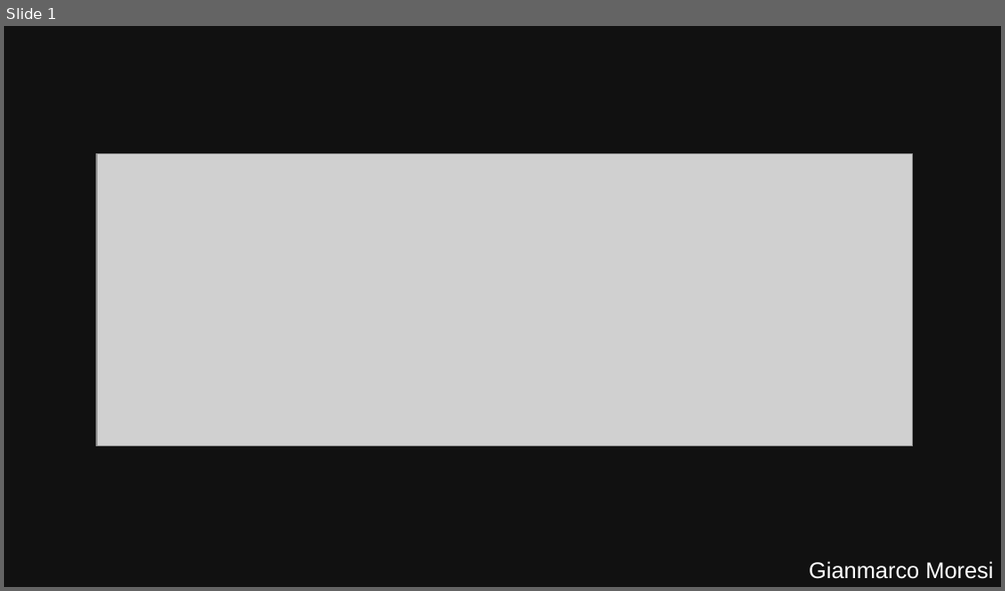
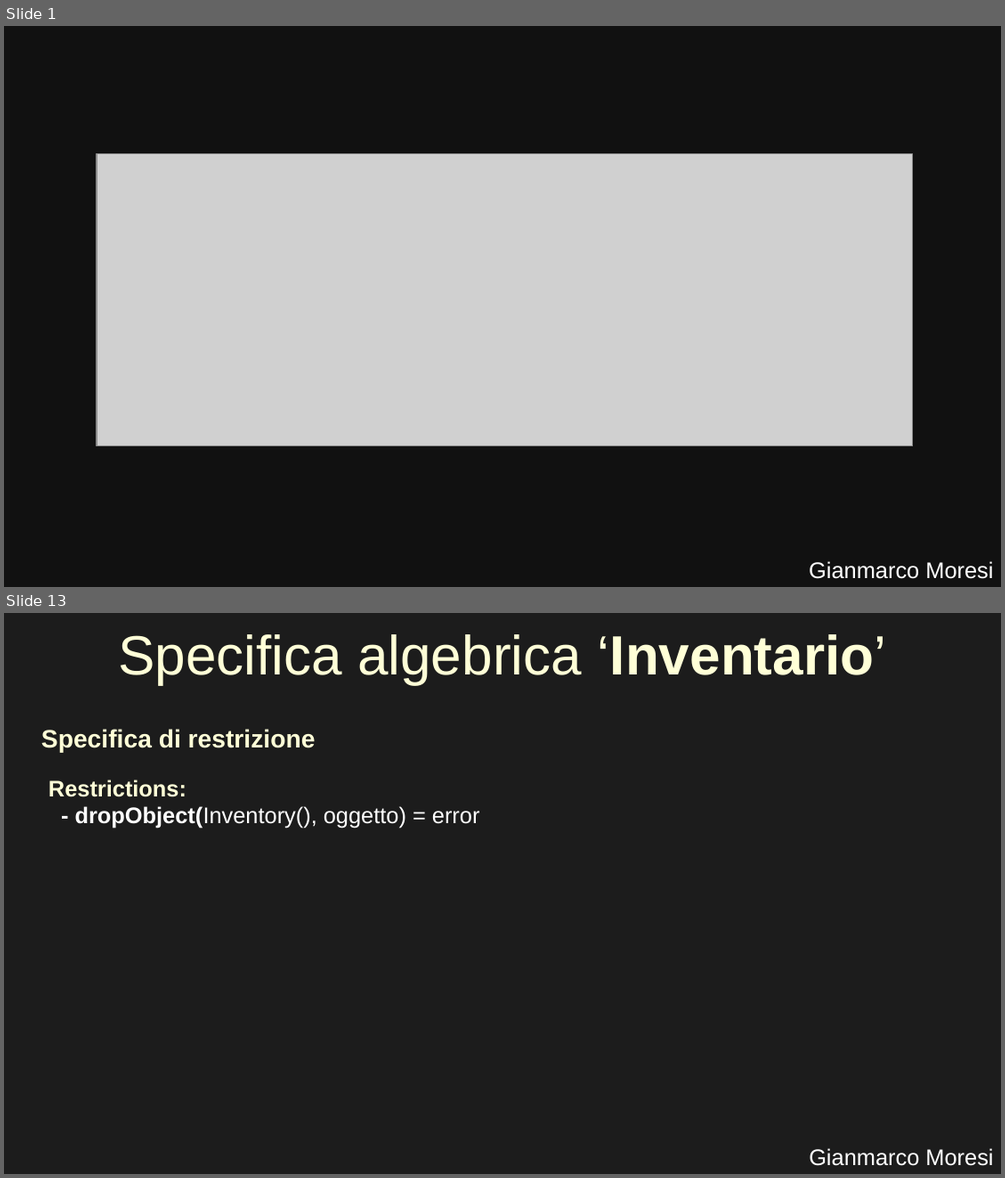
Before and after one commit to GianmarcoMo/HouseBreak, a slide deck: docs/PresentazioneProggetto.odp. Shown one above the other, each under a label of ours: slide 1 before the commit, slides 1 and 13 after it; the slides between them are not shown. The pictures are 1005x591 and 1005x1178 pixels, drawn with LibreOffice and Linux fonts; fonts in the diff are those of the drawing; grey boxes stand for pictures. Boxes give left, top, right and bottom in pixels: in the first picture for what was removed or moved away, otherwise in the second. Text is boxed around its words. In the diff, an @@ line names an element or a change of style, - is before the commit and + after.

```diff
--- a/docs/PresentazioneProggetto.odp
+++ b/docs/PresentazioneProggetto.odp
@@ slide 13 added at (x1=4, y1=613, x2=1001, y2=1174), background #1C1C1C @@
@@ title added at (x1=118, y1=634, x2=886, y2=684), 44 pt, text #FFFFD7 @@
+Specifica algebrica ‘Inventario’
@@ rectangle added at (x1=111, y1=713, x2=218, y2=755), fill #1C1C1C, outline #1C1C1C 0 pt @@
@@ text added at (x1=41, y1=729, x2=316, y2=753), 20 pt, text #FFFFD7, bold @@
+Specifica di restrizione
@@ text added at (x1=48, y1=779, x2=480, y2=828), 18 pt, text #FFFFFF @@
+Restrictions:
+- dropObject(Inventory(), oggetto) = error
@@ rectangle added at (x1=474, y1=1104, x2=673, y2=1119), fill #1C1C1C, outline #1C1C1C 0 pt @@
@@ text added at (x1=809, y1=1148, x2=993, y2=1166), 18 pt, text #FFFFFF @@
+Gianmarco Moresi
```
Also in this commit, not shown: 6 slides changed, 5 other slides added, 57 other files.
